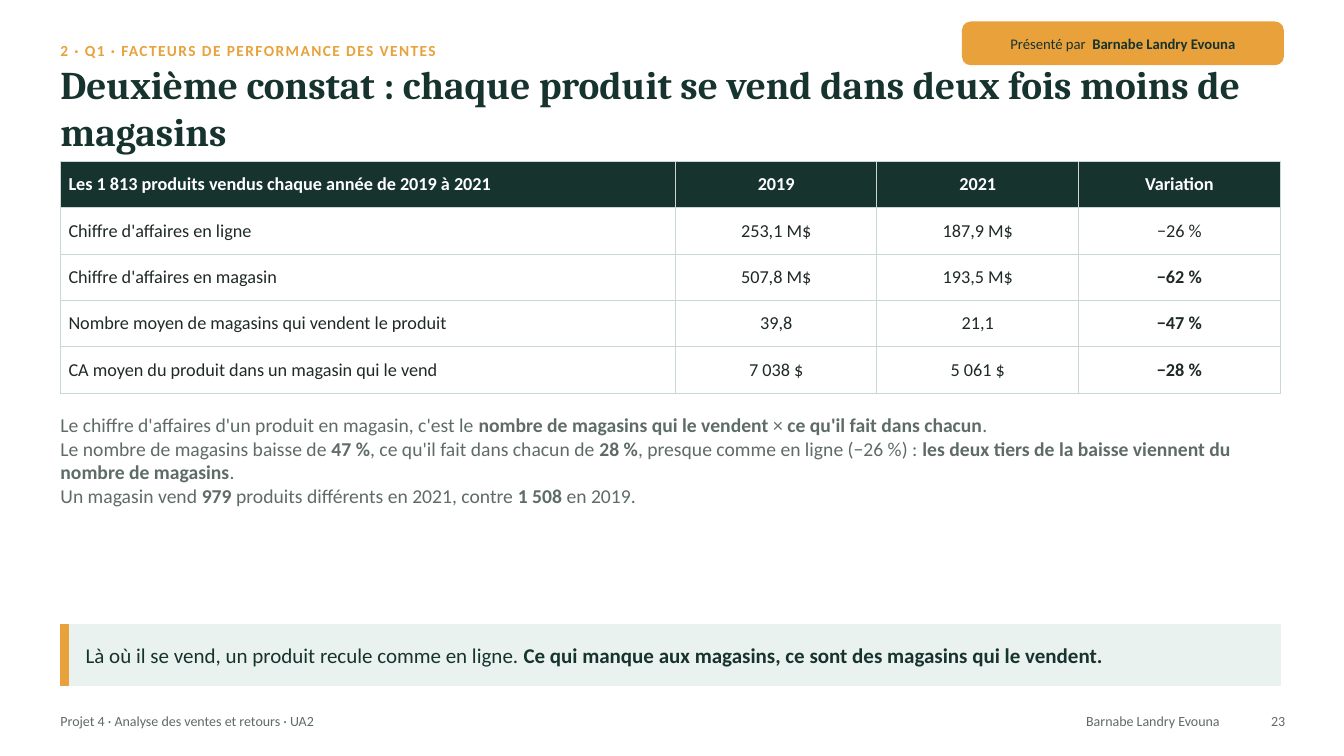
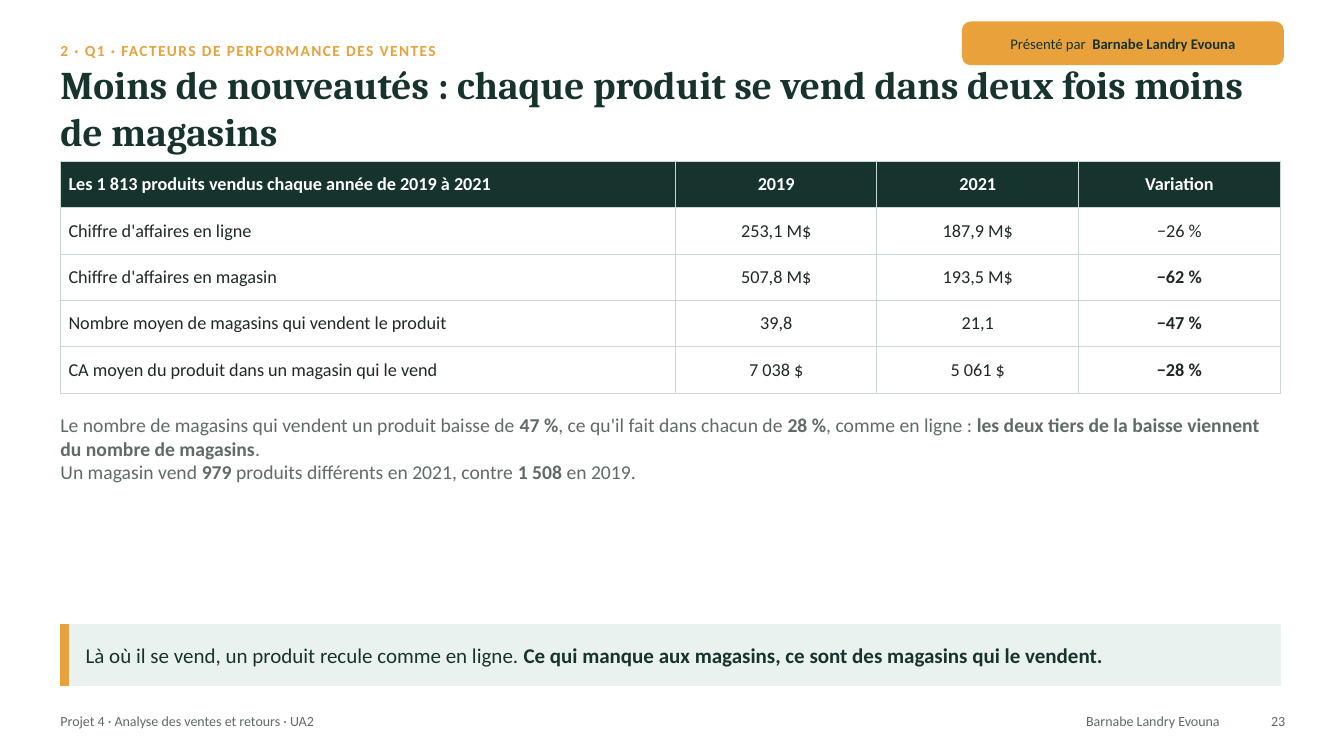
Before and after one commit to lezoul/projet4-contoso, a slide deck: slide 23 of reports/presentations/UA2_presentation_L3_L4.pptx. Drawn at 1344x756 pixels with LibreOffice and Linux fonts; fonts in the diff are those of the drawing. Boxes give left, top, right and bottom in pixels: in the first picture for what was removed or moved away, otherwise in the second. Text is boxed around its words. In the diff, an @@ line names an element or a change of style, - is before the commit and + after.

```diff
--- a/reports/presentations/UA2_presentation_L3_L4.pptx
+++ b/reports/presentations/UA2_presentation_L3_L4.pptx
@@ text at [60, 63, 1243, 155]: text changed @@
-Deuxième constat : chaque produit se vend dans deux fois moins de magasins
+Moins de nouveautés : chaque produit se vend dans deux fois moins de magasins
@@ text at [60, 418, 1259, 460]: text changed @@
-Le chiffre d'affaires d'un produit en magasin, c'est le nombre de magasins qui le vendent × ce qu'il fait dans chacun.
-Le nombre de magasins baisse de 47 %, ce qu'il fait dans chacun de 28 %, presque comme en ligne (−26 %) : les deux tiers de la baisse viennent du nombre de magasins.
+Le nombre de magasins qui vendent un produit baisse de 47 %, ce qu'il fait dans chacun de 28 %, comme en ligne : les deux tiers de la baisse viennent du nombre de magasins.
```
Also in this commit, not shown: 9 other slides changed.
